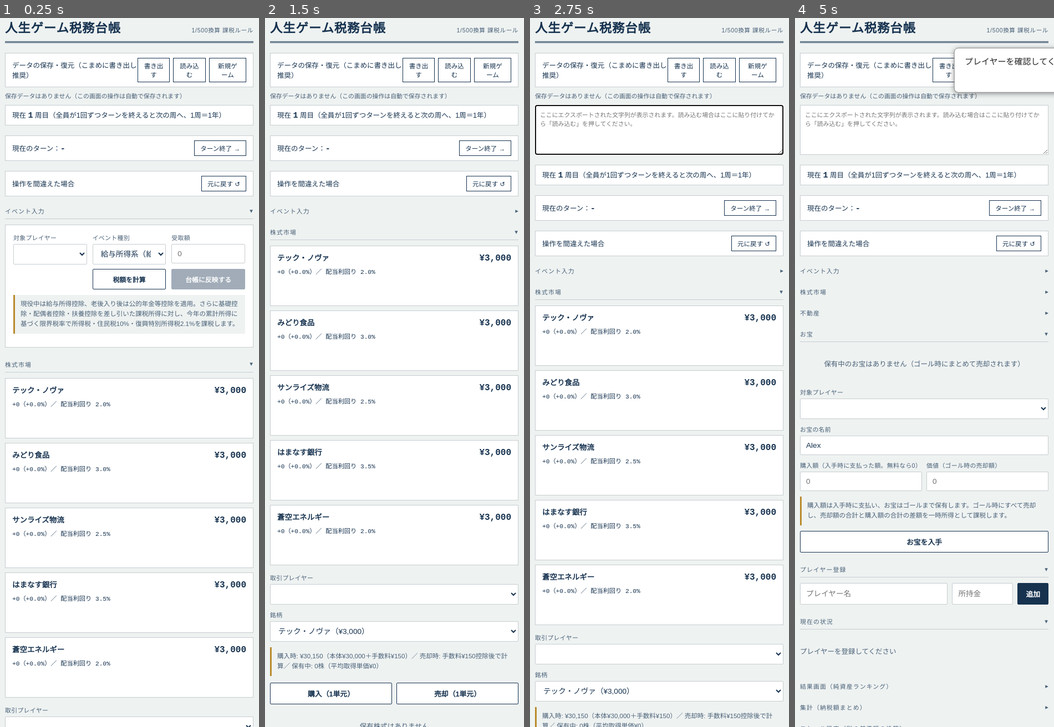
Above: before the commit, frames 1-4 (left to right).
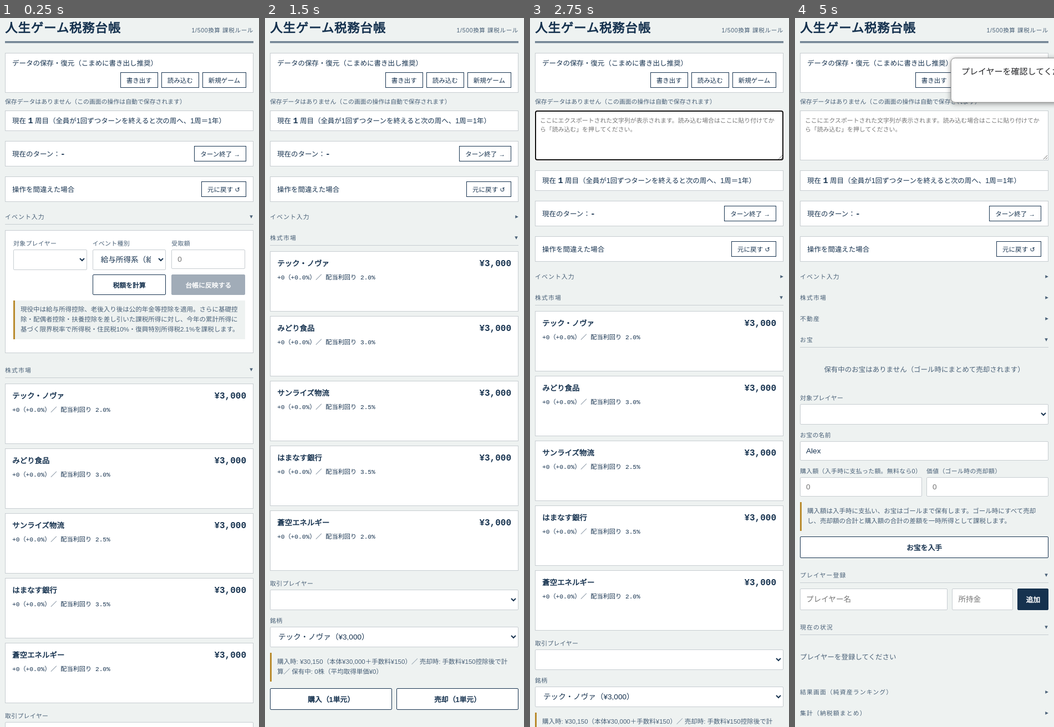
Above: after the commit, the same moments.

Repository: guik50178-netizen/JINSEI-GAME-ZEIMU
Game: browser game, page index.html
Two runs of this game, one before a commit and one after it. Both use one fixed random seed, a clock stepped at 60 frames per second and the inputs below. When the page shows a pop-up message, it is drawn as a white box for half a second while everything else waits; a line starting with > is the answer the replay typed.
Inputs (mouse positions are in pixels of both pictures, inside the frame that each line leads up to; where the layout moved, square brackets give the same spot in the first picture):
- Up to frame 1 (0.25 s): no input
- Up to frame 2 (1.5 s): click (394, 216) at 1.27 s
- Up to frame 3 (2.75 s): click "ターン終了 →" at 1.87 s; click "読み込む" at 2.47 s
- Up to frame 4 (5 s): click "ターン終了 →" at 3.07 s; click (924, 301) [924, 294] at 3.67 s; click (924, 322) [924, 315] at 4.27 s; click (924, 450) [924, 443] at 4.77 s; type "Alex" at 4.77 s; click "お宝を入手" at 4.87 s

The runs differ from the first frame. In frame 1, 12% of the frame differs, in the area x 1-98%, y 5-100%; in frame 2, 10%; in frame 3, 11%; in frame 4, 11%.

Commit message:
Add files via upload

Diff:
--- a/index.html
+++ b/index.html
@@ -4,6 +4,14 @@
 <meta charset="UTF-8">
 <meta name="viewport" content="width=device-width, initial-scale=1.0">
 <title>人生ゲーム 税務台帳</title>
+<link rel="manifest" href="manifest.webmanifest">
+<meta name="theme-color" content="#EEF2F1">
+<link rel="icon" type="image/png" sizes="192x192" href="icon-192.png">
+<link rel="apple-touch-icon" href="apple-touch-icon.png">
+<meta name="mobile-web-app-capable" content="yes">
+<meta name="apple-mobile-web-app-capable" content="yes">
+<meta name="apple-mobile-web-app-title" content="税務台帳">
+<meta name="apple-mobile-web-app-status-bar-style" content="default">
 <link rel="preconnect" href="https://fonts.googleapis.com">
 <link href="https://fonts.googleapis.com/css2?family=Shippori+Mincho:wght@500;700&family=Zen+Kaku+Gothic+Antique:wght@400;500;700&family=JetBrains+Mono:wght@400;600;700&display=swap" rel="stylesheet">
 <style>
@@ -38,7 +46,7 @@
     background:var(--white); border:1px solid var(--paper-line); padding:8px 12px; margin-bottom:18px; font-size:.78rem;
   }
   .lap-bar b{ font-family:'JetBrains Mono',monospace; font-size:.95rem; }
-  .lap-bar button{ border:1px solid var(--ink); background:var(--white); color:var(--ink); padding:5px 10px; font-size:.72rem; cursor:pointer; }
+  .lap-bar button{ border:1px solid var(--ink); background:var(--white); color:var(--ink); padding:5px 10px; font-size:.72rem; cursor:pointer; white-space:nowrap; }
   section{margin-bottom:22px;}
   .section-label{
     font-size:.68rem; letter-spacing:.1em; color:var(--ink-soft);
@@ -118,9 +126,9 @@
     <div class="sub" id="scale-sub">1/500換算 課税ルール</div>
   </div>
 
-  <div class="lap-bar" style="margin-bottom:8px;">
+  <div class="lap-bar" style="margin-bottom:8px; flex-wrap:wrap; gap:8px;">
     <span>データの保存・復元（こまめに書き出し推奨）</span>
-    <span style="display:flex; gap:6px;">
+    <span style="display:flex; gap:6px; margin-left:auto;">
       <button id="export-btn">書き出す</button>
       <button id="import-btn">読み込む</button>
       <button id="new-game-btn">新規ゲーム</button>
@@ -1909,6 +1917,13 @@
 
 normalizeState();
 loadState();
+
+// アプリとして使えるようにする(インストール・オフライン対応)。公開サイト(http/https)でのみ有効で、ファイルを直接開いた場合は何もしない。
+try{
+  if(typeof navigator !== 'undefined' && 'serviceWorker' in navigator && typeof location !== 'undefined' && /^https?:$/.test(location.protocol)){
+    window.addEventListener('load', () => { navigator.serviceWorker.register('sw.js').catch(() => {}); });
+  }
+}catch(e){}
 </script>
 </body>
 </html>
--- /dev/null
+++ b/sw.js
@@ -0,0 +1,69 @@
+// 人生ゲーム税務台帳 Service Worker
+//  - 本体(index.html)は「ネットワーク優先」: つながるときは常に最新版、オフラインならキャッシュ版を表示
+//  - アイコンなどは「キャッシュ優先」、Googleフォントは「古いものを即表示しつつ裏で更新」
+//  - 保存データ(localStorage)には一切触れない
+const CORE_CACHE = 'jinsei-core-v1';
+const FONT_CACHE = 'jinsei-fonts-v1';
+const CORE = ['./', 'index.html', 'manifest.webmanifest', 'icon-192.png', 'icon-512.png', 'icon-maskable-512.png', 'apple-touch-icon.png'];
+
+self.addEventListener('install', (e) => {
+  e.waitUntil(caches.open(CORE_CACHE).then((c) => c.addAll(CORE)).then(() => self.skipWaiting()));
+});
+
+self.addEventListener('activate', (e) => {
+  e.waitUntil(
+    caches.keys()
+      .then((keys) => Promise.all(keys.filter((k) => k.startsWith('jinsei-core-') && k !== CORE_CACHE).map((k) => caches.delete(k))))
+      .then(() => self.clients.claim())
+  );
+});
+
+function fetchWithTimeout(req, ms){
+  return new Promise((resolve, reject) => {
+    const t = setTimeout(() => reject(new Error('timeout')), ms);
+    fetch(req).then((res) => { clearTimeout(t); resolve(res); }, (err) => { clearTimeout(t); reject(err); });
+  });
+}
+
+self.addEventListener('fetch', (e) => {
+  const req = e.request;
+  if(req.method !== 'GET') return;
+  const url = new URL(req.url);
+
+  // 本体: ネットワーク優先(通信が遅いときは4秒でキャッシュに切り替え)
+  if(url.origin === self.location.origin && (req.mode === 'navigate' || url.pathname.endsWith('/index.html'))){
+    e.respondWith(
+      fetchWithTimeout(req, 4000)
+        .then((res) => {
+          if(res && res.ok){ const copy = res.clone(); caches.open(CORE_CACHE).then((c) => c.put('index.html', copy)); }
+          return res;
+        })
+        .catch(() => caches.match('index.html').then((hit) => hit || caches.match('./')))
+    );
+    return;
+  }
+
+  // 同じサイトのその他(アイコン等): キャッシュ優先
+  if(url.origin === self.location.origin){
+    e.respondWith(
+      caches.match(req).then((hit) => hit || fetch(req).then((res) => {
+        if(res && res.ok){ const copy = res.clone(); caches.open(CORE_CACHE).then((c) => c.put(req, copy)); }
+        return res;
+      }))
+    );
+    return;
+  }
+
+  // Googleフォント: 古いものを即表示しつつ、裏で更新
+  if(url.hostname === 'fonts.googleapis.com' || url.hostname === 'fonts.gstatic.com'){
+    e.respondWith(
+      caches.open(FONT_CACHE).then((cache) => cache.match(req).then((hit) => {
+        const net = fetch(req).then((res) => {
+          if(res && (res.ok || res.type === 'opaque')) cache.put(req, res.clone());
+          return res;
+        }).catch(() => hit);
+        return hit || net;
+      }))
+    );
+  }
+});
Binary file added: apple-touch-icon.png
Binary file added: icon-192.png
Binary file added: icon-512.png
Binary file added: icon-maskable-512.png
Not shown, added: manifest.webmanifest
